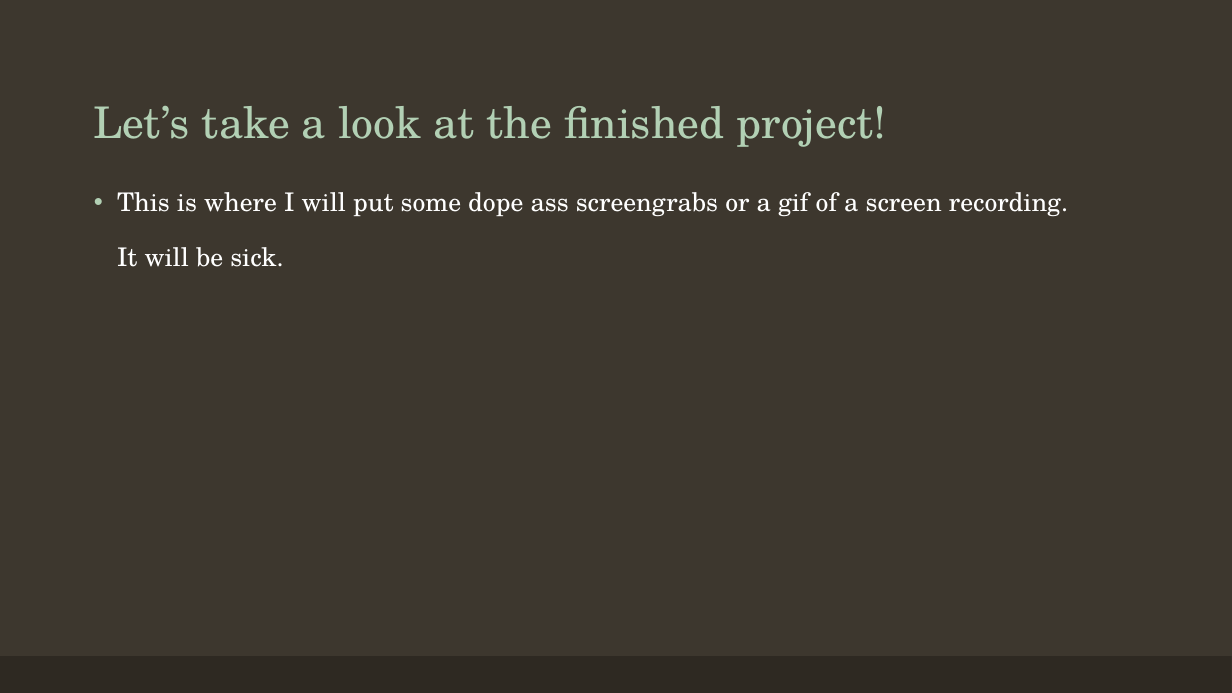
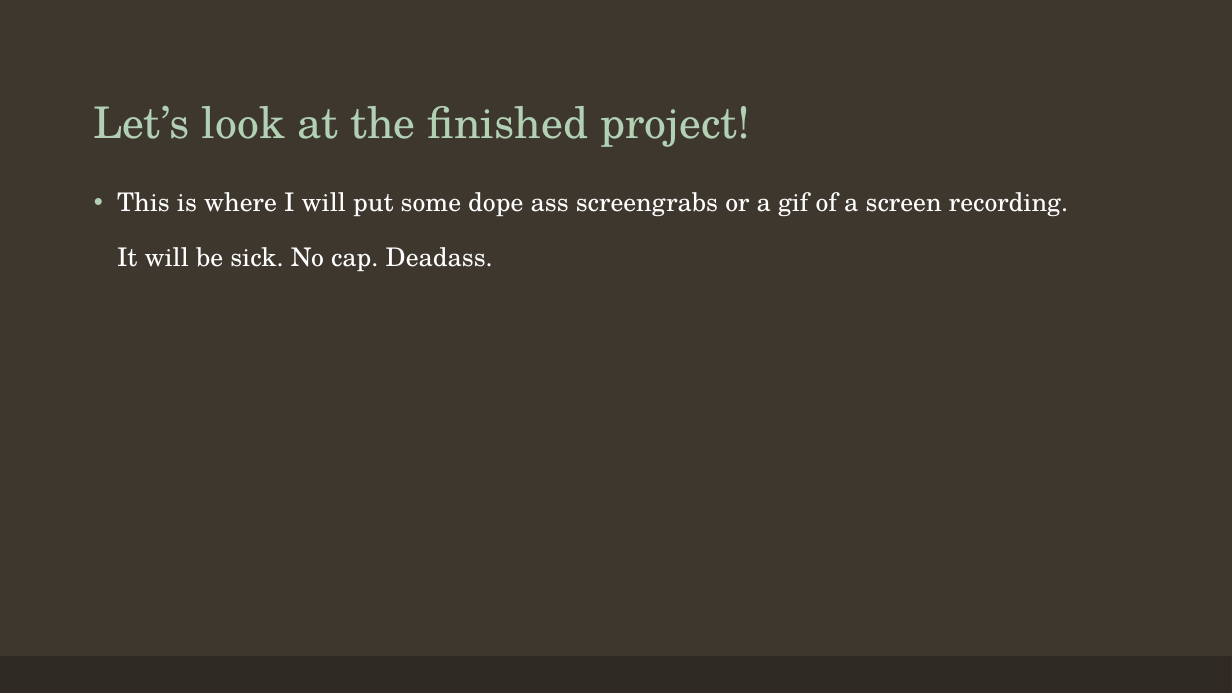
Before and after one commit to hannahdoby/project-3, a slide deck: slide 15 of YelpForTravelHelp.pptx. Drawn at 1232x693 pixels with LibreOffice and Linux fonts; fonts in the diff are those of the drawing. Boxes give left, top, right and bottom in pixels: in the first picture for what was removed or moved away, otherwise in the second. Text is boxed around its words. In the diff, an @@ line names an element or a change of style, - is before the commit and + after.

Commit message:
Updated pptx file

```diff
--- a/YelpForTravelHelp.pptx
+++ b/YelpForTravelHelp.pptx
@@ title at [94,106,750,147]: text changed @@
-Let’s take a look at the finished project!
+Let’s look at the finished project!
@@ text at [117,192,1068,271]: text changed @@
-• This is where I will put some dope ass screengrabs or a gif of a screen recording.
-  It will be sick.
+• This is where I will put some dope ass screengrabs or a gif of a screen recording.
+  It will be sick. No cap. Deadass.
```
Also in this commit, not shown: 1 other slide changed.
